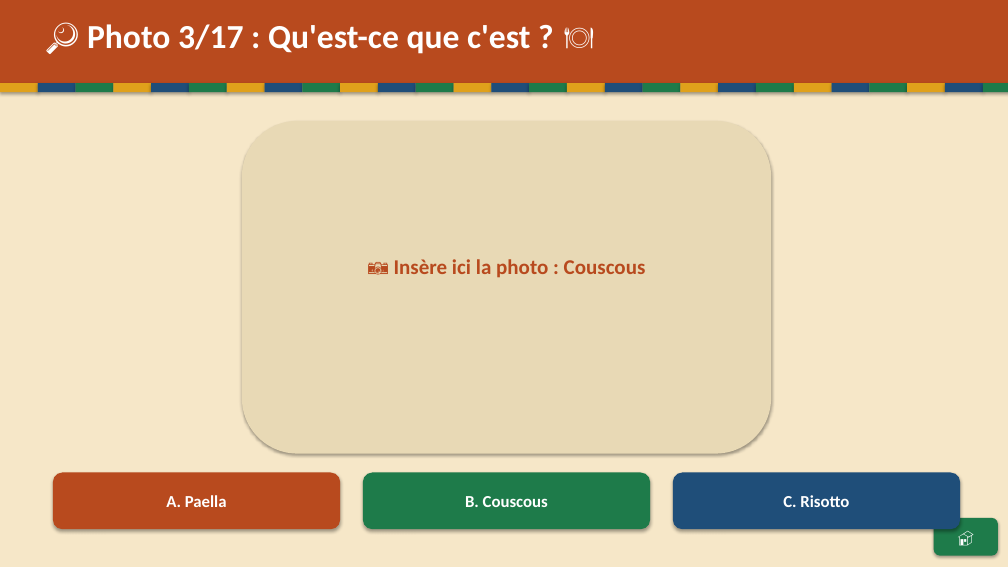
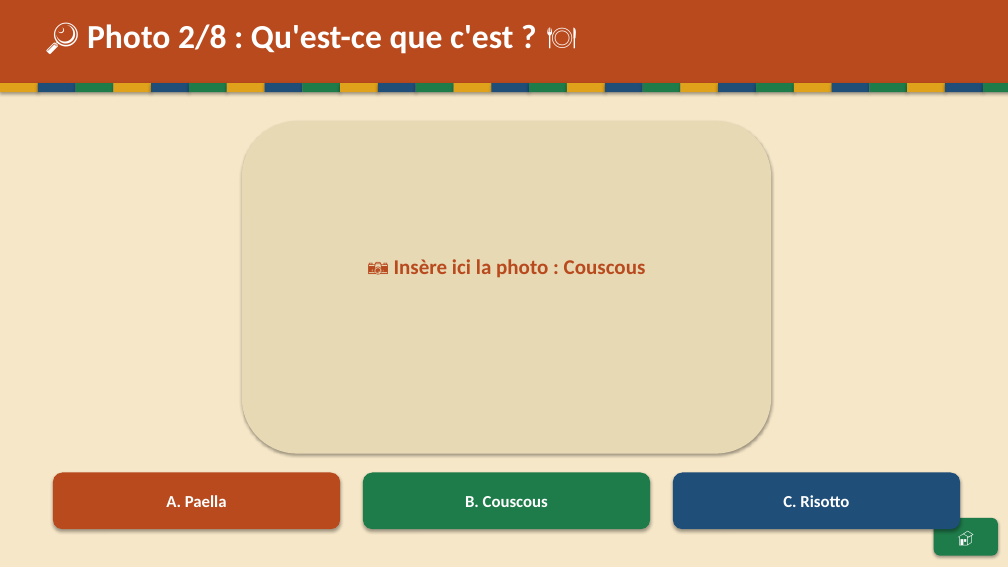
Before and after one commit to Paquereauman/Paquereauman, a slide deck: slide 5 of maghreb/maghreb-interactif.pptx (slide 7 before the commit). Drawn at 1008x567 pixels with LibreOffice and Linux fonts; fonts in the diff are those of the drawing. Boxes give left, top, right and bottom in pixels: in the first picture for what was removed or moved away, otherwise in the second. Text is boxed around its words. In the diff, an @@ line names an element or a change of style, - is before the commit and + after.

```diff
--- a/maghreb/maghreb-interactif.pptx
+++ b/maghreb/maghreb-interactif.pptx
@@ text at bbox=[87, 24, 513, 54]: text changed @@
-🔎 Photo 3/17 : Qu'est-ce que c'est ? 🍽️
+🔎 Photo 2/8 : Qu'est-ce que c'est ? 🍽️
```
Also in this commit, not shown: 17 other slides changed, 57 slides removed, 1 other file.
